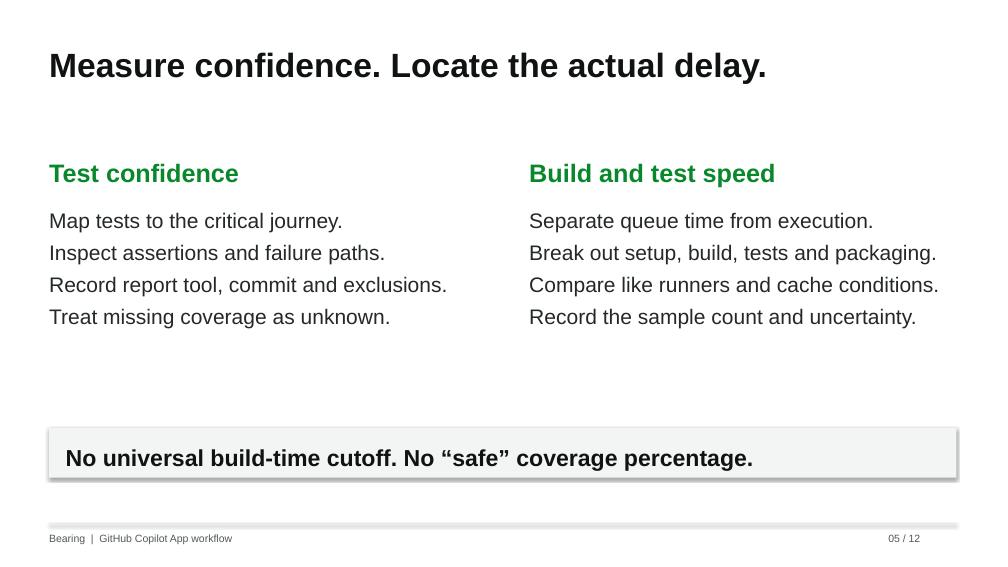
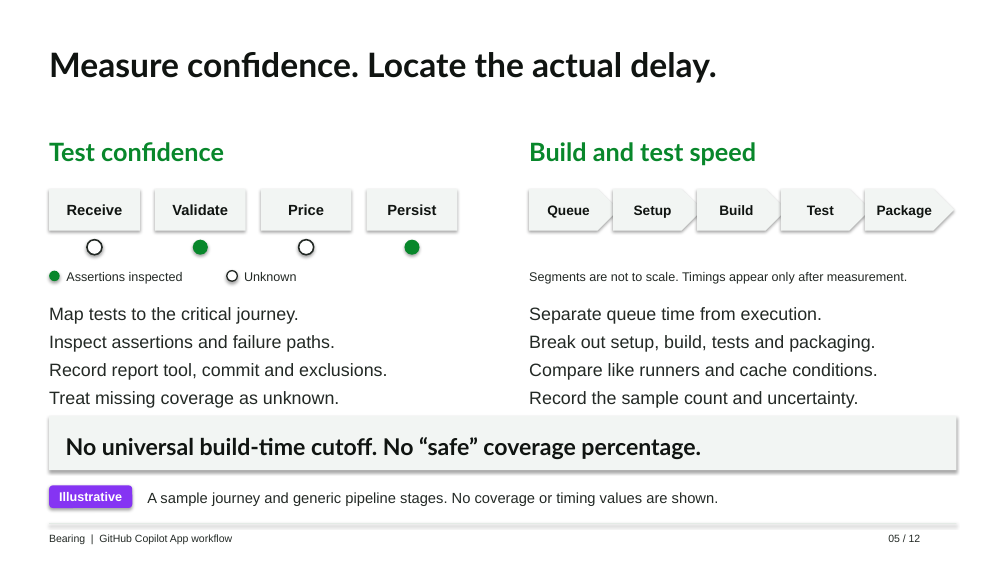
Before and after one commit to eltyagi/bearingV2, a slide deck: slide 5 of submission/modernization-assessment.pptx. Drawn at 1008x567 pixels with LibreOffice and Linux fonts; fonts in the diff are those of the drawing. Boxes give left, top, right and bottom in pixels: in the first picture for what was removed or moved away, otherwise in the second. Text is boxed around its words. In the diff, an @@ line names an element or a change of style, - is before the commit and + after.

```diff
--- a/submission/modernization-assessment.pptx
+++ b/submission/modernization-assessment.pptx
@@ text "Test confidence": place and size @@
-text "Test confidence" at bbox=[49, 163, 239, 183]
+text "Test confidence" at bbox=[49, 142, 224, 162]
@@ font Arial to Lato in 4 elements at bbox=[49, 52, 716, 83], bbox=[49, 142, 224, 162], bbox=[66, 437, 701, 459], bbox=[529, 142, 757, 166] @@
@@ text "Build and test speed": place and size @@
-text "Build and test speed" at bbox=[529, 163, 776, 187]
+text "Build and test speed" at bbox=[529, 142, 757, 166]
@@ rectangle added at bbox=[49, 189, 140, 231], fill #F2F5F3, 14 pt, text #101411, bold @@
+Receive
@@ rectangle added at bbox=[155, 189, 246, 231], fill #F2F5F3, 14 pt, text #101411, bold @@
+Validate
@@ rectangle added at bbox=[261, 189, 352, 231], fill #F2F5F3, 14 pt, text #101411, bold @@
+Price
@@ rectangle added at bbox=[367, 189, 457, 231], fill #F2F5F3, 14 pt, text #101411, bold @@
+Persist
@@ pentagon arrow added at bbox=[529, 189, 619, 231], fill #F2F5F3, 13 pt, text #101411, bold @@
+Queue
@@ pentagon arrow added at bbox=[613, 189, 702, 231], fill #F2F5F3, 13 pt, text #101411, bold @@
+Setup
@@ pentagon arrow added at bbox=[697, 189, 786, 231], fill #F2F5F3, 13 pt, text #101411, bold @@
+Build
@@ pentagon arrow added at bbox=[781, 189, 870, 231], fill #F2F5F3, 13 pt, text #101411, bold @@
+Test
@@ pentagon arrow added at bbox=[865, 189, 954, 231], fill #F2F5F3, 13 pt, text #101411, bold @@
+Package
@@ ellipse added at bbox=[87, 240, 102, 255], fill #FFFFFF, outline #232925 1.5 pt @@
@@ ellipse added at bbox=[193, 240, 208, 255], fill #08872B @@
@@ ellipse added at bbox=[299, 240, 314, 255], fill #FFFFFF, outline #232925 1.5 pt @@
@@ ellipse added at bbox=[405, 240, 420, 255], fill #08872B @@
@@ ellipse added at bbox=[49, 271, 60, 281], fill #08872B @@
@@ text added at bbox=[66, 272, 183, 284], 12 pt, text #232925 @@
+Assertions inspected
@@ ellipse added at bbox=[227, 271, 237, 281], fill #FFFFFF, outline #232925 1.25 pt @@
@@ text added at bbox=[244, 272, 296, 281], 12 pt, text #232925 @@
+Unknown
@@ text added at bbox=[529, 272, 907, 284], 12 pt, text #232925 @@
+Segments are not to scale. Timings appear only after measurement.
@@ text "Map tests to the critical ..." at bbox=[49, 307, 387, 408]: size 20 to 17 pt @@
@@ text "Map tests to the critical ...": place and size @@
-text "Map tests to the critical ..." at bbox=[49, 212, 447, 329]
+text "Map tests to the critical ..." at bbox=[49, 307, 387, 408]
@@ text "Separate queue time from execution.": place and size @@
-text "Separate queue time from execution." at bbox=[529, 212, 939, 329]
+text "Separate queue time from execution." at bbox=[529, 307, 877, 408]
@@ text "Separate queue time from execution." at bbox=[529, 307, 877, 408]: size 20 to 17 pt @@
@@ rectangle: place and size @@
-rectangle at bbox=[49, 428, 957, 478]
+rectangle at bbox=[49, 416, 957, 470]
@@ text "No universal build-time cutoff. No ...": place and size @@
-text "No universal build-time cutoff. No ..." at bbox=[66, 449, 753, 471]
+text "No universal build-time cutoff. No ..." at bbox=[66, 437, 701, 459]
@@ rounded rectangle added at bbox=[49, 485, 132, 508], fill #8534F3, 12 pt, text #FFFFFF, bold @@
+Illustrative
@@ text added at bbox=[147, 492, 719, 506], 14 pt, text #232925 @@
+A sample journey and generic pipeline stages. No coverage or timing values are shown.
@@ text "Bearing | GitHub Copilot App ..." at bbox=[49, 534, 232, 544]: text colour #505B53 to #232925 @@
@@ text "05 / 12" at bbox=[888, 534, 921, 542]: text colour #505B53 to #232925 @@
```
Also in this commit, not shown: 11 other slides changed, 1 other file.
